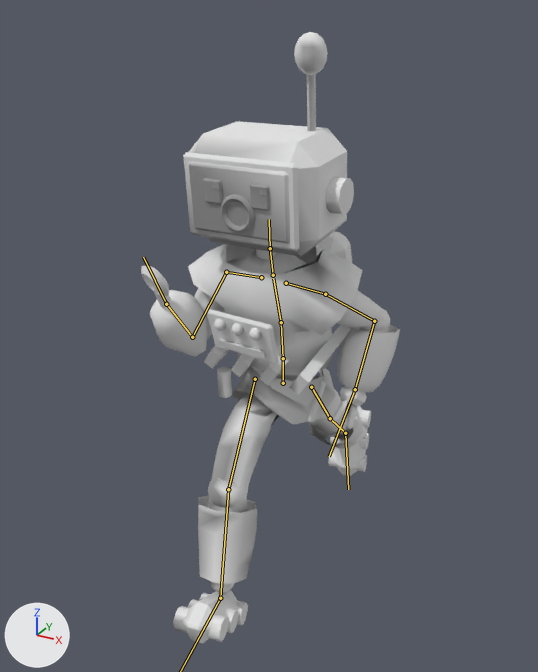
The glTF model game/assets/personagens/faz_tudo_01.glb as it was, and as the next commit left it.
Both versions are drawn from a 50 mm camera at (1.13, -2.18, 2.15) aimed at (-0.07, 0.01, 1.05). The lights are fixed; the arrows at lower left show +X, +Y and +Z. The older version comes first. Both versions are drawn at frame 12 of the action 'correr-loop'; the numbers are the values there. The bones that change, and the others that lie on the model, are drawn over the model as lines.

In view in the first picture: 'faz_tudo_01'.
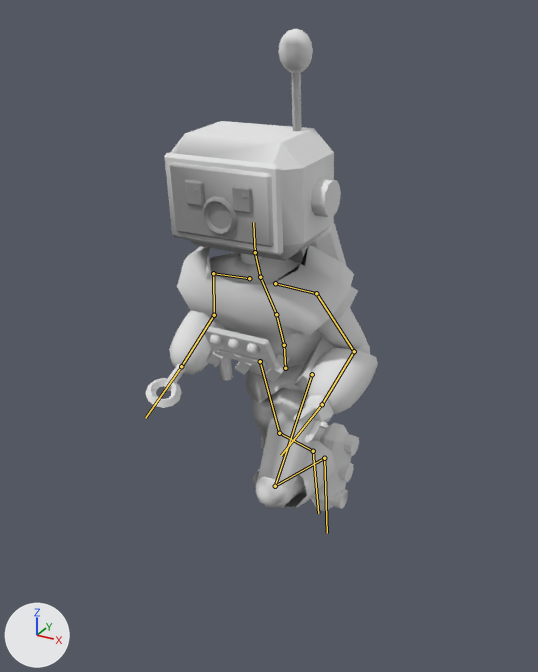
Pixel boxes (x1, y1, x2, y2) of what changed, in the pictures (538 x 672 px):
'faz_tudo_01', posed (10% narrower, 21% shorter): before (141, 32, 400, 644); after (146, 29, 378, 511)
bone 'Hips', root to tip: before (283, 383) to (283, 358); after (285, 368) to (284, 345)
bone 'LeftUpperLeg', root to tip: before (311, 387) to (330, 418); after (312, 374) to (275, 486)
bone 'LeftLowerLeg', root to tip: before (330, 418) to (345, 433); after (275, 486) to (324, 458)
bone 'LeftFoot', root to tip: before (345, 433) to (348, 489); after (324, 458) to (327, 533)
bone 'RightUpperLeg', root to tip: before (255, 379) to (228, 489); after (260, 361) to (279, 433)
bone 'Spine', root to tip: before (283, 358) to (281, 322); after (284, 345) to (276, 314)
bone 'Chest', root to tip: before (281, 322) to (273, 278); after (276, 314) to (261, 279)
bone 'LeftUpperArm', root to tip: before (325, 294) to (374, 321); after (316, 293) to (354, 351)
bone 'LeftLowerArm', root to tip: before (374, 321) to (355, 389); after (354, 351) to (322, 404)
bone 'Neck', root to tip: before (273, 275) to (270, 248); after (260, 277) to (255, 252)
bone 'Head', root to tip: before (270, 248) to (269, 219); after (255, 252) to (253, 222)
bone 'RightUpperArm', root to tip: before (226, 272) to (192, 337); after (213, 273) to (214, 315)
bone 'RightLowerArm', root to tip: before (192, 337) to (166, 304); after (214, 315) to (181, 366)

The change, as a list of edits to the scene's bpy script:
```text
Change bone_hips:
    where bone_hips = bpy.data.objects['esqueleto_padrao'].pose.bones['Hips']  # child of 'Root'
    bone_hips.location: (-0.006, -0.069, 0.0) -> (-0.012, -0.021, -0.03)
    bone_hips.rotation_quaternion: (0.996, -0.001, 0.091, 0.007) -> (0.997, 0.07, -0.015, 0.001)  # degrees (0, 10, 1) -> degrees (8, -2, 0)
Change bone_leftupperleg:
    where bone_leftupperleg = bpy.data.objects['esqueleto_padrao'].pose.bones['LeftUpperLeg']  # child of 'Hips'
    bone_leftupperleg.rotation_quaternion: (0.922, 0.388, 0.0, 0.0) -> (0.916, -0.401, 0.0, 0.0)  # degrees (46, 0, 0) -> degrees (-47, 0, 0)
Change bone_leftlowerleg:
    where bone_leftlowerleg = bpy.data.objects['esqueleto_padrao'].pose.bones['LeftLowerLeg']  # child of 'LeftUpperLeg'
    bone_leftlowerleg.rotation_quaternion: (0.999, 0.052, 0.0, 0.0) -> (0.54, 0.841, 0.0, 0.0)  # degrees (6, 0, 0) -> degrees (115, 0, 0)
Change bone_leftfoot:
    where bone_leftfoot = bpy.data.objects['esqueleto_padrao'].pose.bones['LeftFoot']  # child of 'LeftLowerLeg'
    bone_leftfoot.rotation_quaternion: (0.975, 0.221, 0.0, 0.0) -> (0.998, -0.067, 0.0, 0.0)  # degrees (26, 0, 0) -> degrees (-8, 0, 0)
Change bone_rightupperleg:
    where bone_rightupperleg = bpy.data.objects['esqueleto_padrao'].pose.bones['RightUpperLeg']  # child of 'Hips'
    bone_rightupperleg.rotation_quaternion: (0.922, -0.388, 0.0, 0.0) -> (-0.994, -0.114, 0.0, 0.0)  # degrees (-46, 0, 0) -> degrees (13, 0, 0)
Change bone_rightfoot:
    where bone_rightfoot = bpy.data.objects['esqueleto_padrao'].pose.bones['RightFoot']  # child of 'RightLowerLeg'
    bone_rightfoot.rotation_quaternion: (0.993, -0.116, 0.0, 0.0) -> (0.983, 0.181, 0.0, 0.0)  # degrees (-13, 0, 0) -> degrees (21, 0, 0)
Change bone_spine:
    where bone_spine = bpy.data.objects['esqueleto_padrao'].pose.bones['Spine']  # child of 'Hips'
    bone_spine.rotation_quaternion: (0.997, 0.056, -0.046, 0.003) -> (0.993, 0.122, 0.0, 0.0)  # degrees (6, -5, 0) -> degrees (14, 0, 0)
Change bone_chest:
    where bone_chest = bpy.data.objects['esqueleto_padrao'].pose.bones['Chest']  # child of 'Spine'
    bone_chest.rotation_quaternion: (0.993, 0.083, -0.082, 0.007) -> (0.996, 0.086, 0.005, 0.0)  # degrees (10, -9, 0) -> degrees (10, 1, 0)
Change bone_leftupperarm:
    where bone_leftupperarm = bpy.data.objects['esqueleto_padrao'].pose.bones['LeftUpperArm']  # child of 'LeftShoulder'
    bone_leftupperarm.rotation_quaternion: (0.781, -0.527, 0.279, 0.188) -> (0.837, -0.544, -0.049, -0.032)  # degrees (-68, 39, 0) -> degrees (-66, -7, 0)
Change bone_leftlowerarm:
    where bone_leftlowerarm = bpy.data.objects['esqueleto_padrao'].pose.bones['LeftLowerArm']  # child of 'LeftUpperArm'
    bone_leftlowerarm.rotation_quaternion: (0.743, 0.0, 0.0, -0.669) -> (0.685, 0.0, 0.0, -0.728)  # degrees (0, 0, -84) -> degrees (0, 0, -93)
Change bone_neck:
    where bone_neck = bpy.data.objects['esqueleto_padrao'].pose.bones['Neck']  # child of 'Chest'
    bone_neck.rotation_quaternion: (0.999, -0.049, 0.0, 0.0) -> (0.995, -0.105, 0.0, 0.0)  # degrees (-6, 0, 0) -> degrees (-12, 0, 0)
Change bone_head:
    where bone_head = bpy.data.objects['esqueleto_padrao'].pose.bones['Head']  # child of 'Neck'
    bone_head.rotation_quaternion: (0.998, -0.055, 0.027, 0.002) -> (0.99, -0.139, -0.001, 0.0)  # degrees (-6, 3, 0) -> degrees (-16, 0, 0)
Change bone_rightupperarm:
    where bone_rightupperarm = bpy.data.objects['esqueleto_padrao'].pose.bones['RightUpperArm']  # child of 'RightShoulder'
    bone_rightupperarm.rotation_quaternion: (0.781, -0.527, 0.279, 0.188) -> (0.839, -0.545, 0.01, 0.006)  # degrees (-68, 39, 0) -> degrees (-66, 1, 0)
Change bone_rightlowerarm:
    where bone_rightlowerarm = bpy.data.objects['esqueleto_padrao'].pose.bones['RightLowerArm']  # child of 'RightUpperArm'
    bone_rightlowerarm.rotation_quaternion: (0.522, 0.0, 0.0, 0.853) -> (0.7, 0.0, 0.0, 0.714)  # degrees (0, 0, 117) -> degrees (0, 0, 91)
```
